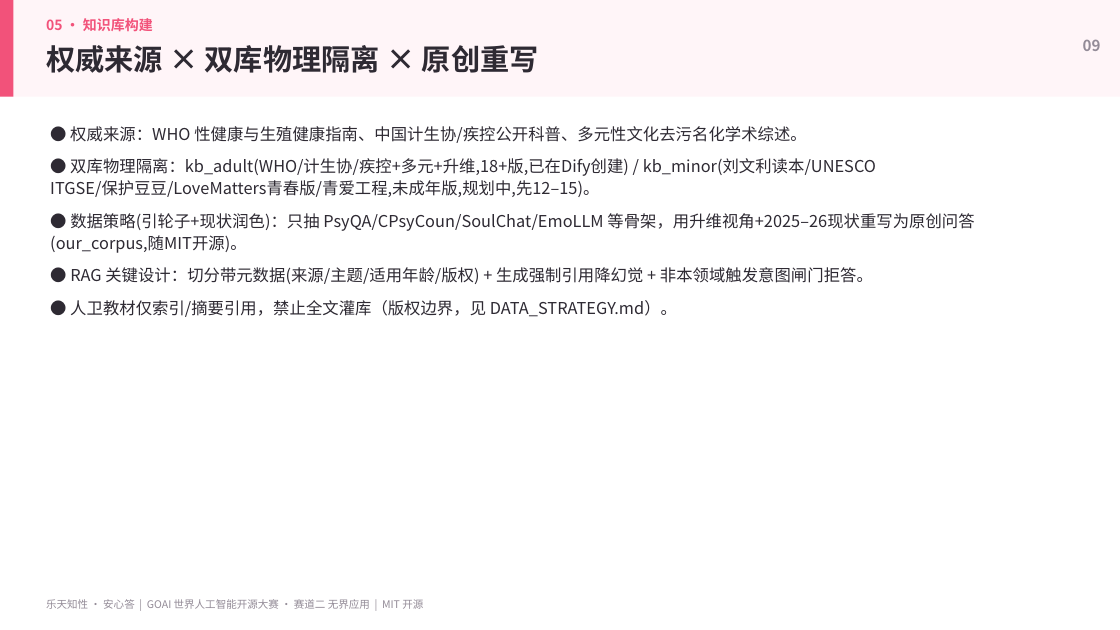
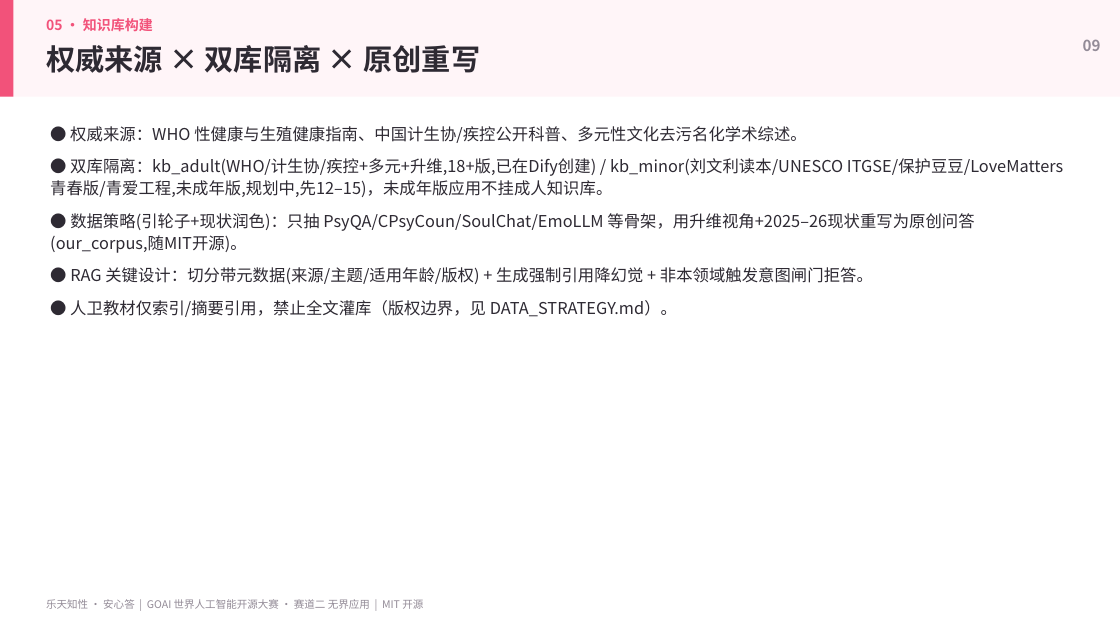
Before and after one commit to mlx969/-Finn, a slide deck: slide 9 of presentation.pptx. Drawn at 1120x630 pixels with LibreOffice and Linux fonts; fonts in the diff are those of the drawing. Boxes give left, top, right and bottom in pixels: in the first picture for what was removed or moved away, otherwise in the second. Text is boxed around its words. In the diff, an @@ line names an element or a change of style, - is before the commit and + after.

```diff
--- a/presentation.pptx
+++ b/presentation.pptx
@@ text at bbox=[46, 45, 481, 73]: text changed @@
-权威来源 × 双库物理隔离 × 原创重写
+权威来源 × 双库隔离 × 原创重写
@@ text at bbox=[50, 158, 1063, 197]: text changed @@
-● 双库物理隔离：kb_adult(WHO/计生协/疾控+多元+升维,18+版,已在Dify创建) / kb_minor(刘文利读本/UNESCO ITGSE/保护豆豆/LoveMatters青春版/青爱工程,未成年版,规划中,先12–15)。
+● 双库隔离：kb_adult(WHO/计生协/疾控+多元+升维,18+版,已在Dify创建) / kb_minor(刘文利读本/UNESCO ITGSE/保护豆豆/LoveMatters青春版/青爱工程,未成年版,规划中,先12–15)，未成年版应用不挂成人知识库。
```
Also in this commit, not shown: 12 other slides changed, 24 other files.
